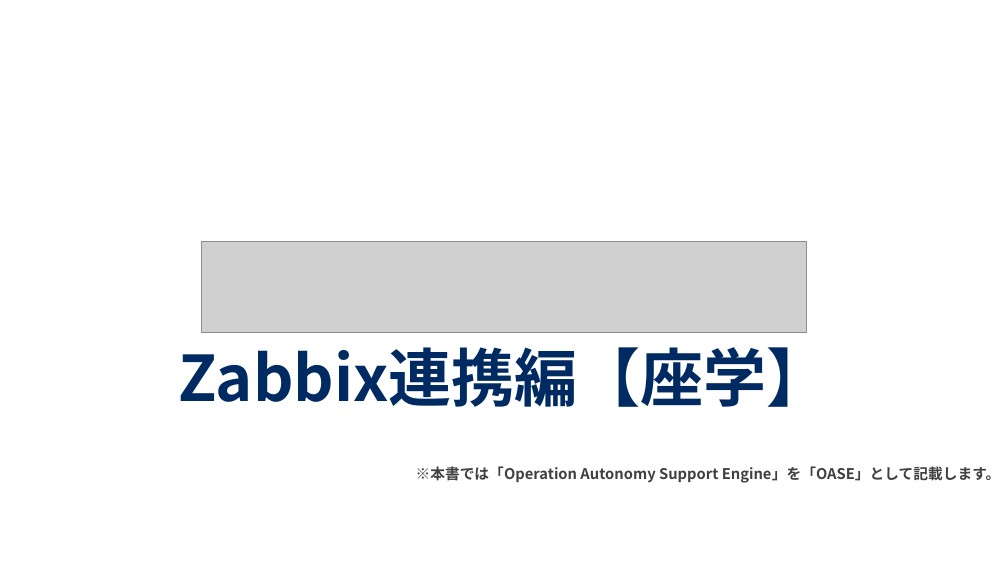
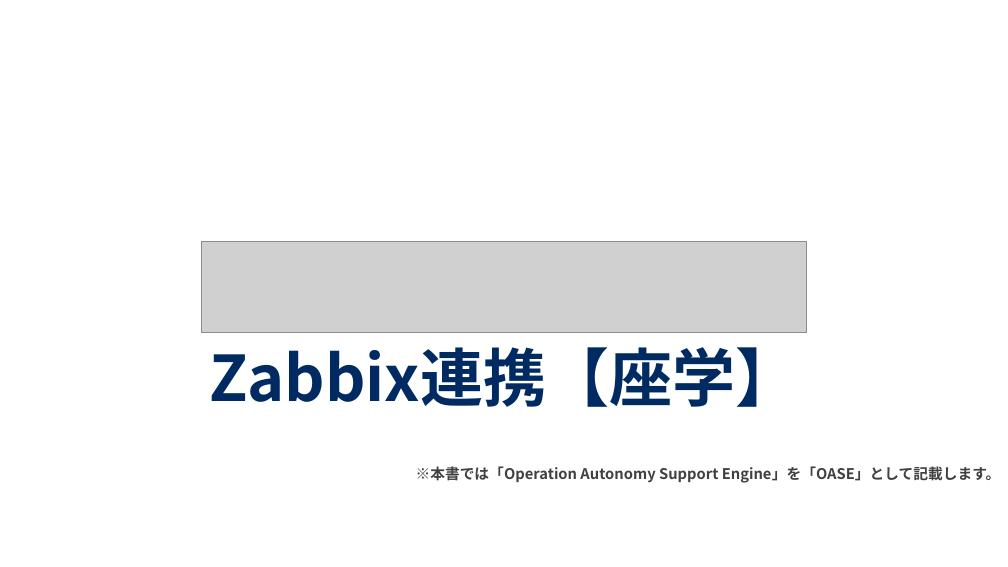
Before and after one commit to exastro-suite/oase-docs, a slide deck: slide 1 of asset/Learn_ja/OASE-zabbix_lecture_ja.pptx. Drawn at 1008x567 pixels with LibreOffice and Linux fonts; fonts in the diff are those of the drawing; grey boxes stand for pictures; background and template pictures are left out. Boxes give left, top, right and bottom in pixels: in the first picture for what was removed or moved away, otherwise in the second. Text is boxed around its words. In the diff, an @@ line names an element or a change of style, - is before the commit and + after.

```diff
--- a/asset/Learn_ja/OASE-zabbix_lecture_ja.pptx
+++ b/asset/Learn_ja/OASE-zabbix_lecture_ja.pptx
@@ title at bbox=[210, 347, 799, 407]: text changed @@
-Zabbix連携編【座学】
+Zabbix連携【座学】
```
Also in this commit, not shown: 5 other slides changed, 3 other files.
